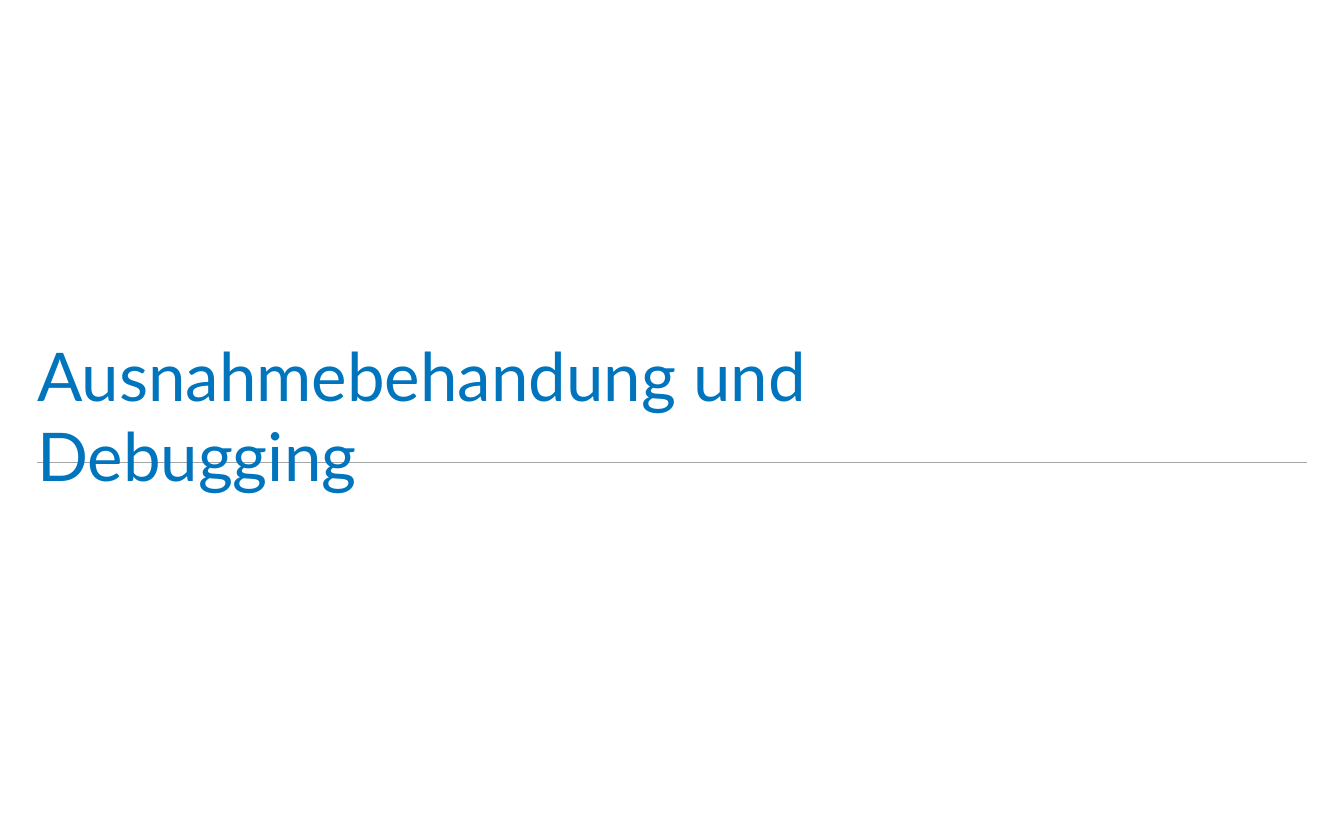
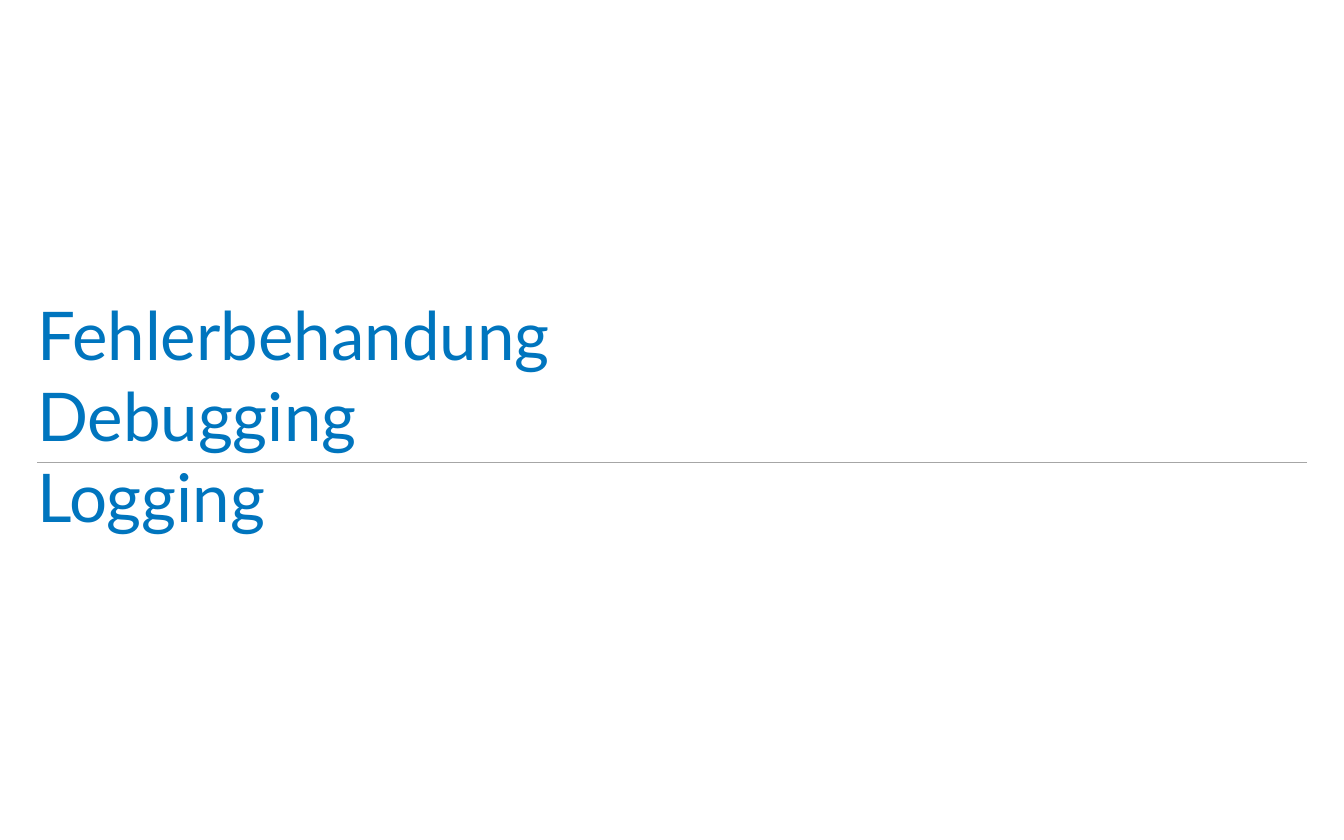
Before and after one commit to dacasi/Ausbildung, a slide deck: slide 1 of Fehlerbehandung und Debugging.pptx. Drawn at 1344x840 pixels with LibreOffice and Linux fonts; fonts in the diff are those of the drawing; background and template pictures are left out. Boxes give left, top, right and bottom in pixels: in the first picture for what was removed or moved away, otherwise in the second. Text is boxed around its words. In the diff, an @@ line names an element or a change of style, - is before the commit and + after.

```diff
--- a/Fehlerbehandung und Debugging.pptx
+++ b/Fehlerbehandung und Debugging.pptx
@@ title at box(37, 310, 550, 535): text changed @@
-Ausnahmebehandung und Debugging
+Fehlerbehandung
+Debugging
+Logging
```
Also in this commit, not shown: 8 other slides changed, 2 other files.
